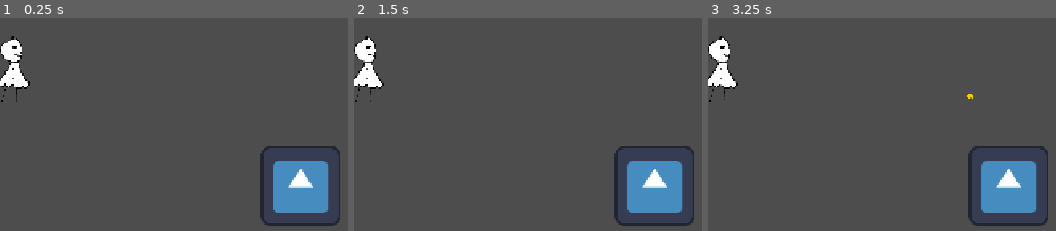
Above: before the commit, frames 1-3 (left to right).
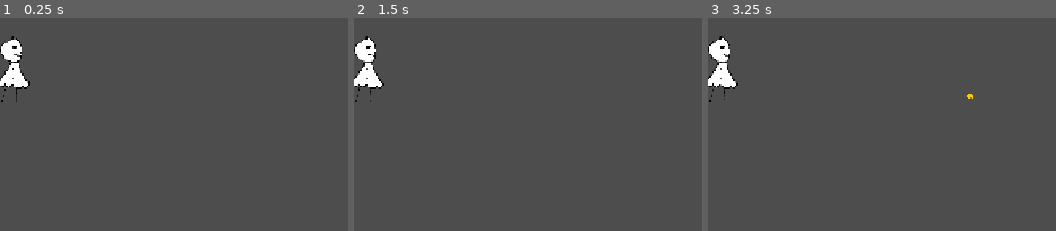
Above: after the commit, the same moments.

Repository: NikhilKshub/margin-ghost
Game: Godot game, scene res://scenes/game.tscn
Two runs of this game, one before a commit and one after it. Both use one fixed random seed, a clock stepped at 60 frames per second and the inputs below. This scene is started directly instead of the project's main scene. The engine's default icon, where the game draws it, is replaced by a stand-in: a white triangle on a blue panel in a dark square.
Inputs (mouse positions are % of the whole screen's width and height, from its top left):
- Up to frame 1 (0.25 s): no input
- Up to frame 2 (1.5 s): move the mouse to (70, 42) at 0.52 s; hold Right (ui_right) 0.53-1.28 s; click (70, 42) at 0.67 s; tap Enter at 1.25 s; move the mouse to (22, 52) at 1.27 s; hold Left (ui_left) from 1.28 s (still down)
- Up to frame 3 (3.25 s): move the mouse to (56, 24) at 2.02 s; release Left (ui_left) at 2.03 s; hold Right (ui_right) from 2.03 s (still down); tap R (restart) at 2.75 s; move the mouse to (39, 68) at 2.77 s; click (39, 68) at 2.92 s
The pictures show only the part of the screen within x 1-51%, y 50-100%; the shares and areas given below are measured in that part.

The runs differ from the first frame. In frame 1, 5.1% of the frame differs, in the area x 74-98%, y 60-98%; in frame 2, 5.1%; in frame 3, 5.1%.

Commit message:
making level 2 and few thing else

Diff:
--- a/scenes/hazard.tscn
+++ b/scenes/hazard.tscn
@@ -1,7 +1,6 @@
 [gd_scene format=3 uid="uid://ds8bcwpuq577o"]
 
 [ext_resource type="Script" uid="uid://dqrfe4gvd7wa4" path="res://scripts/hazard.gd" id="1_awlwb"]
-[ext_resource type="Texture2D" uid="uid://irh50c7nc5dt" path="res://icon.svg" id="1_rxmjj"]
 
 [sub_resource type="RectangleShape2D" id="RectangleShape2D_srsb4"]
 
@@ -11,7 +10,4 @@
 [node name="CollisionShape2D" type="CollisionShape2D" parent="." unique_id=638097011]
 shape = SubResource("RectangleShape2D_srsb4")
 
-[node name="Sprite2D" type="Sprite2D" parent="." unique_id=1962826372]
-texture = ExtResource("1_rxmjj")
-
 [connection signal="area_entered" from="." to="." method="_on_area_entered"]
--- a/scenes/level_1.tscn
+++ b/scenes/level_1.tscn
@@ -6,6 +6,7 @@
 [ext_resource type="PackedScene" uid="uid://b7s61vxt8ndct" path="res://scenes/player.tscn" id="4_e3sih"]
 [ext_resource type="Texture2D" uid="uid://dasoydnydrffo" path="res://assets/level_1_bg.png" id="4_pa8r4"]
 [ext_resource type="PackedScene" uid="uid://b7u0v1ofm4hib" path="res://scenes/exit_gate.tscn" id="5_2y5yt"]
+[ext_resource type="PackedScene" uid="uid://dnrikk2b6rqxj" path="res://scenes/level_2.tscn" id="7_e3sih"]
 [ext_resource type="PackedScene" uid="uid://umkfm6gcx8fl" path="res://scenes/sun.tscn" id="7_pa8r4"]
 [ext_resource type="PackedScene" uid="uid://br8d7sxngbp22" path="res://scenes/cloud.tscn" id="8_15mv3"]
 
@@ -28,6 +29,7 @@
 [node name="ExitGate" parent="." unique_id=429862495 instance=ExtResource("5_2y5yt")]
 z_index = 4
 position = Vector2(1203, 133)
+next_level = ExtResource("7_e3sih")
 
 [node name="EntryGate" type="Marker2D" parent="." unique_id=1185491990]
 z_index = 4
--- /dev/null
+++ b/scenes/level_2.tscn
@@ -0,0 +1,33 @@
+[gd_scene format=3 uid="uid://dnrikk2b6rqxj"]
+
+[ext_resource type="Script" uid="uid://dhfcbk8omld2l" path="res://scripts/game.gd" id="1_wo48x"]
+[ext_resource type="PackedScene" uid="uid://d12w7gftpsylc" path="res://scenes/line.tscn" id="2_y0kc7"]
+[ext_resource type="PackedScene" uid="uid://biepfykbcunej" path="res://scenes/dot.tscn" id="3_ne2mo"]
+[ext_resource type="PackedScene" uid="uid://b7s61vxt8ndct" path="res://scenes/player.tscn" id="4_6cvei"]
+[ext_resource type="Texture2D" uid="uid://bliybntkpbf0g" path="res://assets/level_2.png" id="4_y0kc7"]
+[ext_resource type="PackedScene" uid="uid://b7u0v1ofm4hib" path="res://scenes/exit_gate.tscn" id="5_que50"]
+[ext_resource type="PackedScene" uid="uid://ds8bcwpuq577o" path="res://scenes/hazard.tscn" id="6_hey2k"]
+
+[node name="game" type="Node2D" unique_id=1483147424]
+script = ExtResource("1_wo48x")
+line_scene = ExtResource("2_y0kc7")
+dot_scene = ExtResource("3_ne2mo")
+
+[node name="background" type="Sprite2D" parent="." unique_id=223676592]
+z_index = -10
+position = Vector2(4.999878, -2.999939)
+scale = Vector2(0.498, 0.433)
+texture = ExtResource("4_y0kc7")
+centered = false
+
+[node name="Player" parent="." unique_id=304202585 instance=ExtResource("4_6cvei")]
+position = Vector2(165, 365)
+
+[node name="ExitGate" parent="." unique_id=429862495 instance=ExtResource("5_que50")]
+position = Vector2(1218, 308)
+
+[node name="EntryGate" type="Marker2D" parent="." unique_id=1185491990]
+position = Vector2(165, 366)
+
+[node name="Hazard" parent="." unique_id=339341105 instance=ExtResource("6_hey2k")]
+position = Vector2(638, 648)
--- a/scripts/player.gd
+++ b/scripts/player.gd
@@ -6,6 +6,8 @@
 var hop_height =210.0
 @onready var sprite = $Sprite2D
 @onready var start_y = sprite.position.y
+var current_dot = null
+var is_falling = false
 
 func _input(event):
 	if event.is_action_pressed("ui_right") and not is_hopping:
@@ -15,17 +17,19 @@
 
 func find_spot(direction):
 	var best_spot = null
+	var best_dot = null
 	var best_distance = jump_range
 	for dot in get_tree().get_nodes_in_group("dots"):
 		var spot = dot.global_position
 		if(spot.x - position.x) * direction > 0 and position.distance_to(spot) < best_distance:
 			best_spot = spot
+			best_dot = dot
 			best_distance = position.distance_to(spot)
-	return best_spot
+	return best_dot
 
 func hop(direction):
-	var spot = find_spot(direction)
-	if spot == null:
+	var dot = find_spot(direction)
+	if dot == null:
 		return
 	is_hopping = true
 	if direction > 0:
@@ -34,10 +38,24 @@
 		sprite.flip_h = true
 	sprite.play("jump")
 	var tween = create_tween()
-	tween.tween_property(self, "position", spot, hop_time)
+	tween.tween_property(self, "global_position", dot.global_position, hop_time)
+	current_dot = dot
 	var lift = create_tween()
 	lift.tween_property(sprite, "position:y", start_y - hop_height, hop_time / 2).set_trans(Tween.TRANS_SINE)
 	lift.tween_property(sprite, "position:y", start_y, hop_time / 2).set_trans(Tween.TRANS_SINE)
 	await tween.finished
 	sprite.play("idle")
 	is_hopping = false
+
+
+func _process(delta):
+	if current_dot != null and not is_hopping and not is_falling and not is_instance_valid(current_dot):
+		fall()
+
+func fall():
+	is_falling = true
+	is_hopping = true
+	var tween = create_tween()
+	tween.tween_property(self, "position:y", position.y + 800, 0.7).set_trans(Tween.TRANS_QUAD).set_ease(Tween.EASE_IN)
+	await tween.finished
+	get_tree().reload_current_scene()
Binary file added: assets/level_2.png
Not shown, added: assets/level_2.png.import
